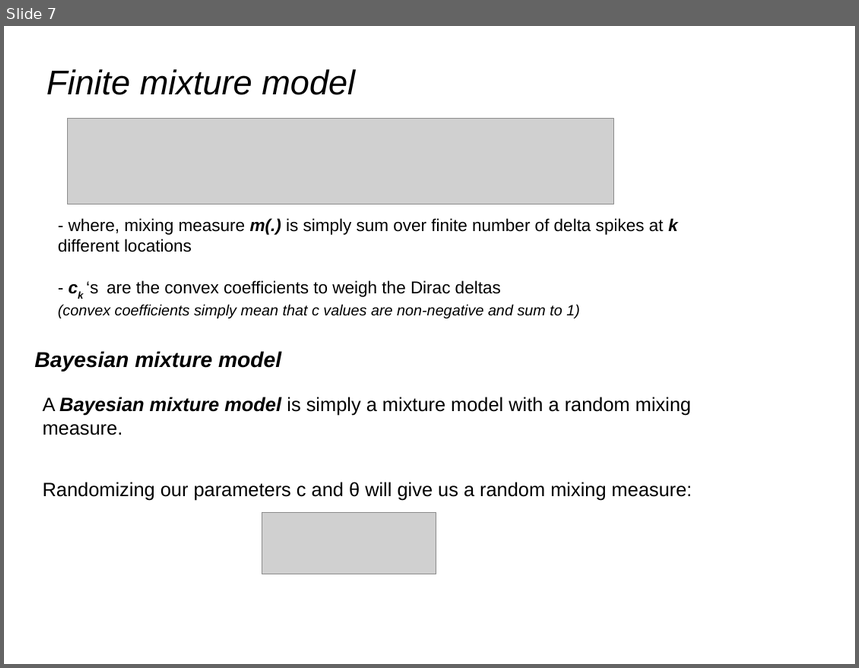
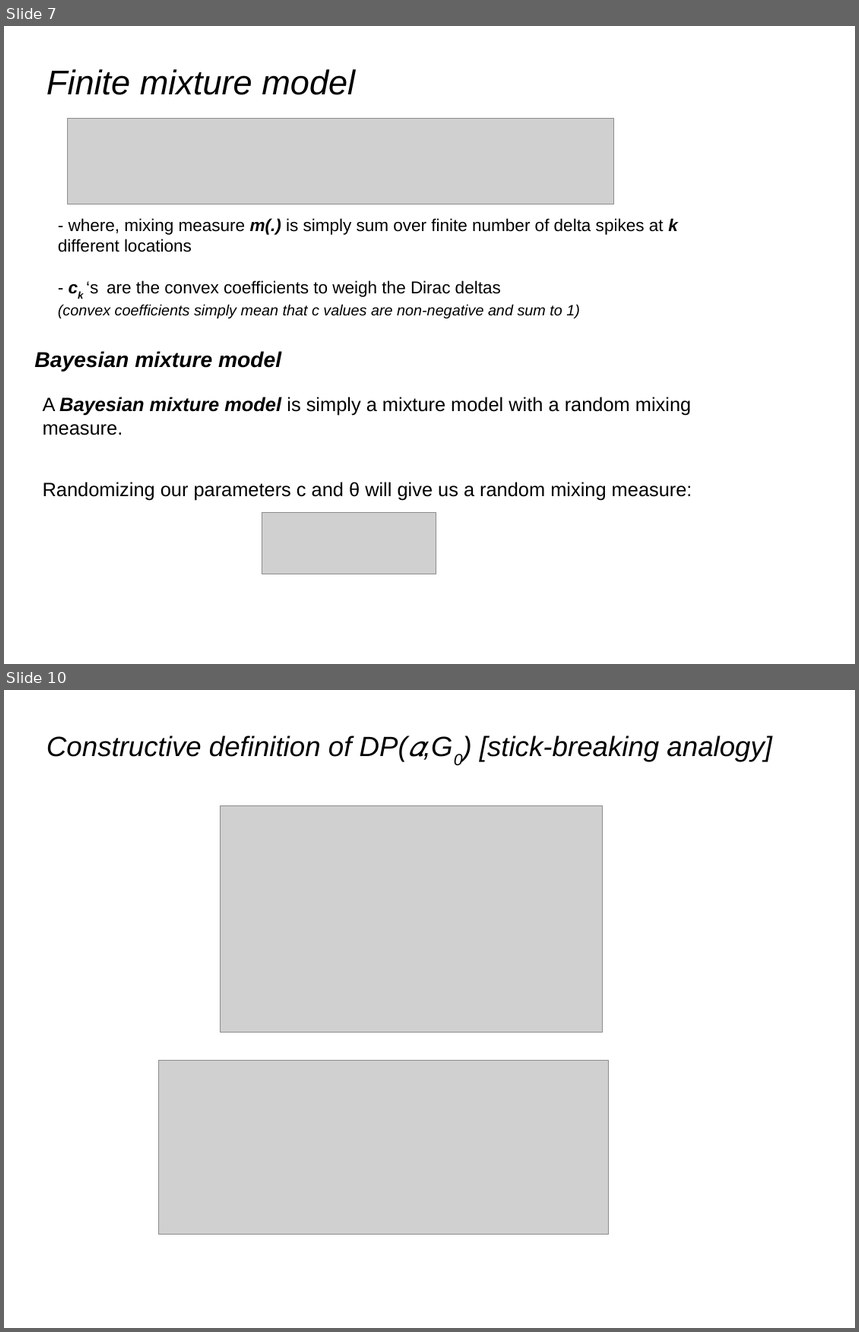
Before and after one commit to afcarl/Dirichlet_Processes, a slide deck: version_2.odp. Shown one above the other, each under a label of ours: slide 7 before the commit, slides 7 and 10 after it; the slides between them are not shown. The pictures are 859x668 and 859x1332 pixels, drawn with LibreOffice and Linux fonts; fonts in the diff are those of the drawing; grey boxes stand for pictures. Boxes give left, top, right and bottom in pixels: in the first picture for what was removed or moved away, otherwise in the second. Text is boxed around its words. In the diff, an @@ line names an element or a change of style, - is before the commit and + after.

```diff
--- a/version_2.odp
+++ b/version_2.odp
@@ slide 10 added at (4,690,855,1328), background #FFFFFF @@
@@ title added at (47,736,772,762), 26 pt, text #000000, italic @@
+Constructive definition of DP(𝛼,G0) [stick-breaking analogy]
@@ picture added at (221,806,603,1032) @@
@@ picture added at (158,1061,609,1235) @@
```
Also in this commit, not shown: 1 slide changed, 1 other slide added, 4 slides removed.
